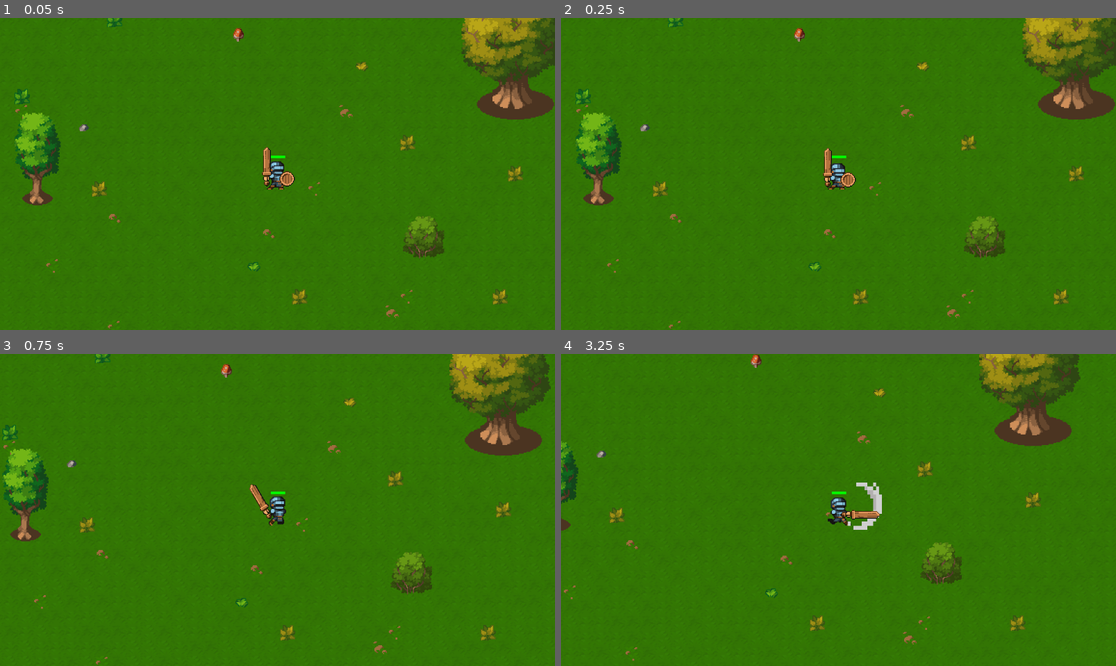
Above: before the commit, frames 1-4 (two rows, left to right).
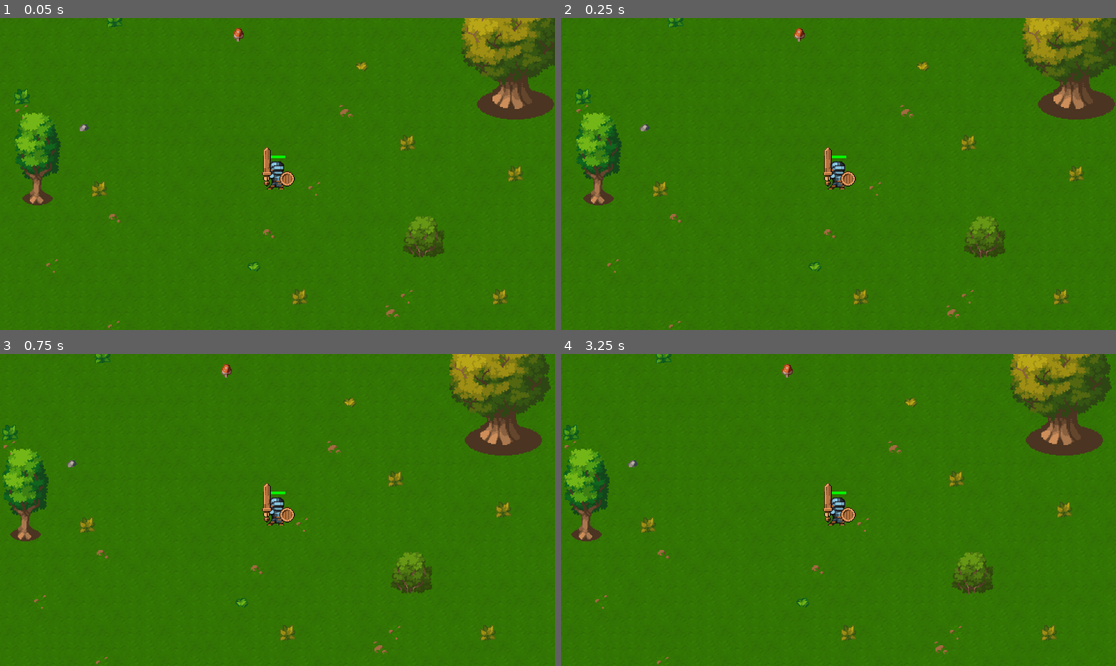
Above: after the commit, the same moments.

Repository: danielrc14/godot-web-game
Game: Godot game, scene res://scenes/client_or_server.tscn
Same seed, same stepped clock (60 frames per second), same inputs: the game is played once before the commit and once after it.
Inputs (mouse positions are in pixels of both pictures, inside the frame that each line leads up to):
- Up to frame 1 (0.05 s): no input
- Up to frame 2 (0.25 s): no input
- Up to frame 3 (0.75 s): move the mouse to (399, 494) at 0.52 s; hold D (move_right) from 0.53 s (still down); click (399, 494) at 0.6 s
- Up to frame 4 (3.25 s): move the mouse to (727, 525) at 1.27 s; release D (move_right) at 1.28 s; hold S (move_down) 1.28-2.03 s; click (727, 525) at 1.35 s; move the mouse to (894, 441) at 2.02 s; hold D (move_right) 2.03-2.78 s; click (894, 441) at 2.1 s; move the mouse to (810, 572) at 2.77 s; hold W (move_up) from 2.78 s (still down); click (810, 572) at 2.85 s

Frame 1 is identical in both runs. In frame 2, 0.2% of the frame differs, in the area x 47-54%, y 41-55%; in frame 3, 0.5%; in frame 4, 11%, in the area x 0-100%, y 0-100%.
Error after the commit: Attempt to call function 'set_text' in base 'null instance' on a null instance. (res://scenes/characters/character.gd:51)

Commit message:
add: remove left and right weapon containers

Diff:
--- a/scenes/characters/character.tscn
+++ b/scenes/characters/character.tscn
@@ -58,74 +58,62 @@
 tracks/3/type = "value"
 tracks/3/imported = false
 tracks/3/enabled = true
-tracks/3/path = NodePath("Body/RightHand/RightWeapon:visible")
+tracks/3/path = NodePath("Body/LeftHand:rotation")
 tracks/3/interp = 1
 tracks/3/loop_wrap = true
 tracks/3/keys = {
 "times": PackedFloat32Array(0),
 "transitions": PackedFloat32Array(1),
-"update": 1,
-"values": [true]
+"update": 0,
+"values": [0.0]
 }
 tracks/4/type = "value"
 tracks/4/imported = false
 tracks/4/enabled = true
-tracks/4/path = NodePath("Body/LeftHand/LeftWeapon:visible")
+tracks/4/path = NodePath("Body/LeftHand:position")
 tracks/4/interp = 1
 tracks/4/loop_wrap = true
 tracks/4/keys = {
 "times": PackedFloat32Array(0),
 "transitions": PackedFloat32Array(1),
-"update": 1,
-"values": [true]
+"update": 0,
+"values": [Vector2(-11, 5)]
 }
 tracks/5/type = "value"
 tracks/5/imported = false
 tracks/5/enabled = true
-tracks/5/path = NodePath("Body/LeftHand:rotation")
+tracks/5/path = NodePath("Body/RightHand:position")
 tracks/5/interp = 1
 tracks/5/loop_wrap = true
 tracks/5/keys = {
 "times": PackedFloat32Array(0),
 "transitions": PackedFloat32Array(1),
 "update": 0,
-"values": [0.0]
+"values": [Vector2(10, 5)]
 }
 tracks/6/type = "value"
 tracks/6/imported = false
 tracks/6/enabled = true
-tracks/6/path = NodePath("Body/LeftHand:position")
+tracks/6/path = NodePath("Body/HitArea/HitBox:disabled")
 tracks/6/interp = 1
 tracks/6/loop_wrap = true
 tracks/6/keys = {
 "times": PackedFloat32Array(0),
 "transitions": PackedFloat32Array(1),
-"update": 0,
-"values": [Vector2(-11, 5)]
+"update": 1,
+"values": [true]
 }
 tracks/7/type = "value"
 tracks/7/imported = false
 tracks/7/enabled = true
-tracks/7/path = NodePath("Body/RightHand:position")
+tracks/7/path = NodePath("Body/WeaponSlash:visible")
 tracks/7/interp = 1
 tracks/7/loop_wrap = true
 tracks/7/keys = {
 "times": PackedFloat32Array(0),
 "transitions": PackedFloat32Array(1),
-"update": 0,
-"values": [Vector2(10, 5)]
-}
-tracks/8/type = "value"
-tracks/8/imported = false
-tracks/8/enabled = true
-tracks/8/path = NodePath("Body/HitArea/HitBox:disabled")
-tracks/8/interp = 1
-tracks/8/loop_wrap = true
-tracks/8/keys = {
-"times": PackedFloat32Array(0),
-"transitions": PackedFloat32Array(1),
-"update": 1,
-"values": [true]
+"update": 1,
+"values": [false]
 }
 
 [sub_resource type="Animation" id="Animation_b6eth"]
@@ -280,30 +268,6 @@
 "transitions": PackedFloat32Array(1, 1),
 "update": 1,
 "values": [true, false]
-}
-tracks/5/type = "value"
-tracks/5/imported = false
-tracks/5/enabled = true
-tracks/5/path = NodePath("Body/LeftHand/LeftWeapon:visible")
-tracks/5/interp = 1
-tracks/5/loop_wrap = true
-tracks/5/keys = {
-"times": PackedFloat32Array(0),
-"transitions": PackedFloat32Array(1),
-"update": 1,
-"values": [false]
-}
-tracks/6/type = "value"
-tracks/6/imported = false
-tracks/6/enabled = true
-tracks/6/path = NodePath("Body/RightHand/RightWeapon:visible")
-tracks/6/interp = 1
-tracks/6/loop_wrap = true
-tracks/6/keys = {
-"times": PackedFloat32Array(0),
-"transitions": PackedFloat32Array(1),
-"update": 1,
-"values": [false]
 }
 
 [sub_resource type="Animation" id="Animation_xocls"]
@@ -469,7 +433,7 @@
 texture_filter = 1
 material = SubResource("ShaderMaterial_2nto4")
 sprite_frames = ExtResource("2_46u8l")
-animation = &"attack"
+animation = &"idle"
 
 [node name="LeftHand" type="Sprite2D" parent="Body"]
 z_index = 1
@@ -481,9 +445,6 @@
 region_enabled = true
 region_rect = Rect2(0, 0, 16, 64)
 
-[node name="LeftWeapon" type="Node2D" parent="Body/LeftHand"]
-show_behind_parent = true
-
 [node name="RightHand" type="Sprite2D" parent="Body"]
 z_index = 1
 texture_filter = 1
@@ -494,9 +455,6 @@
 region_enabled = true
 region_rect = Rect2(16, 0, 16, 64)
 
-[node name="RightWeapon" type="Node2D" parent="Body/RightHand"]
-show_behind_parent = true
-
 [node name="HitArea" type="Area2D" parent="Body"]
 
 [node name="HitBox" type="CollisionShape2D" parent="Body/HitArea"]
@@ -515,7 +473,7 @@
 visible = false
 texture_filter = 1
 position = Vector2(27.1871, -4)
-scale = Vector2(0.186038, 0.253906)
+scale = Vector2(0.186, 0.253)
 texture = ExtResource("4_p5dpj")
 
 [node name="AnimationPlayer" type="AnimationPlayer" parent="."]
@@ -543,12 +501,5 @@
 [node name="MultiplayerSynchronizer" type="MultiplayerSynchronizer" parent="."]
 replication_config = SubResource("SceneReplicationConfig_qcmke")
 
-[node name="Label" type="Label" parent="."]
-visible = false
-offset_left = -20.0
-offset_top = -10.0
-offset_right = 20.0
-offset_bottom = 13.0
-
 [connection signal="area_entered" from="Body/HurtArea" to="." method="_on_hurt_area_area_entered"]
 [connection signal="animation_finished" from="AnimationPlayer" to="." method="_on_animation_player_animation_finished"]
